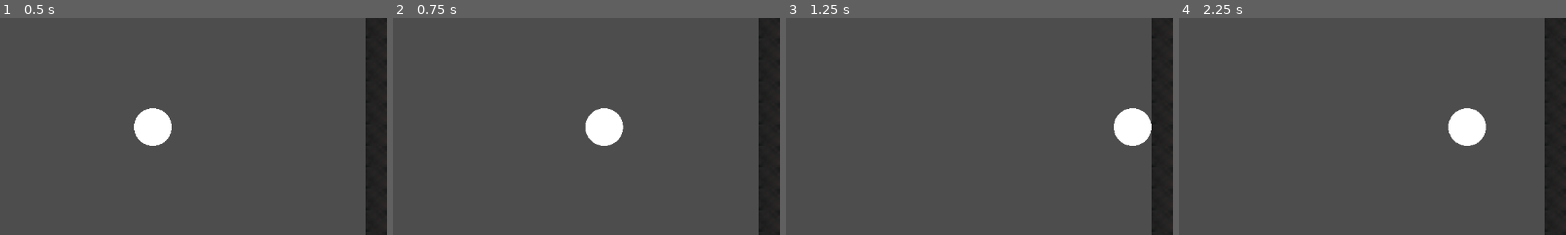
Above: before the commit, frames 1-4 (left to right).
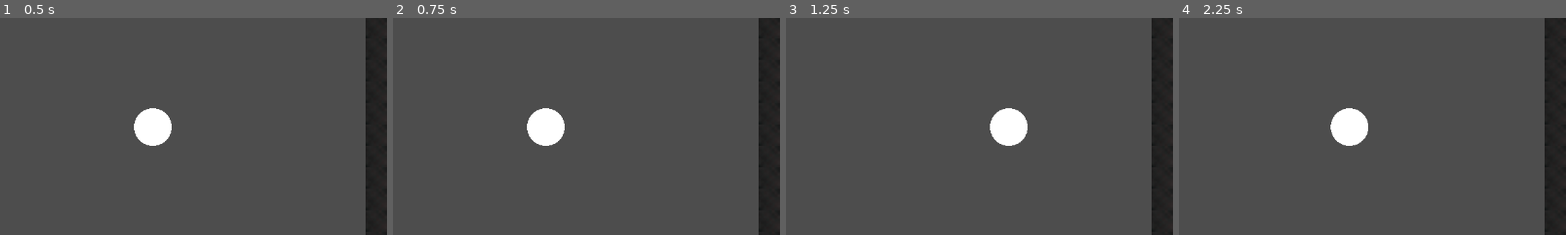
Above: after the commit, the same moments.

Repository: sadronoz/bachelors
Game: Godot game, scene res://game.tscn
Two runs of this game, one before a commit and one after it. Both use one fixed random seed, a clock stepped at 60 frames per second and the inputs below.
Inputs:
- Up to frame 1 (0.5 s): no input
- Up to frame 2 (0.75 s): tap Enter (ui_accept) at 0.5 s; hold D (Move_right) from 0.53 s (still down); hold Space (Dash) from 0.53 s (still down)
- Up to frame 3 (1.25 s): keep holding D (Move_right); keep holding Space (Dash); tap Enter (ui_accept) at 0.77 s
- Up to frame 4 (2.25 s): release Space (Dash) at 1.28 s; tap Space (Dash) at 1.35 s; tap Enter (ui_accept) at 1.52, 2 s; release D (Move_right) at 2.03 s; hold A (Move_left) from 2.03 s (still down); hold Space (Dash) from 2.03 s (still down)
The pictures show only the part of the screen within x 50-100%, y 35-85%; the shares and areas given below are measured in that part.

Frame 1 is identical in both runs. In frame 2, 2.7% of the frame differs, in the area x 34-60%, y 41-59%; in frame 3, 2.7%; in frame 4, 2.7%, in the area x 39-80%, y 41-59%.

Commit message:
Rythm Working

Diff:
--- a/demo-1/Rythm.tscn
+++ b/demo-1/Rythm.tscn
@@ -7,7 +7,6 @@
 script = ExtResource("1_vphmk")
 
 [node name="Timer" type="Timer" parent="."]
-wait_time = 0.25
 autostart = true
 
 [node name="Sounds" type="Node2D" parent="."]
